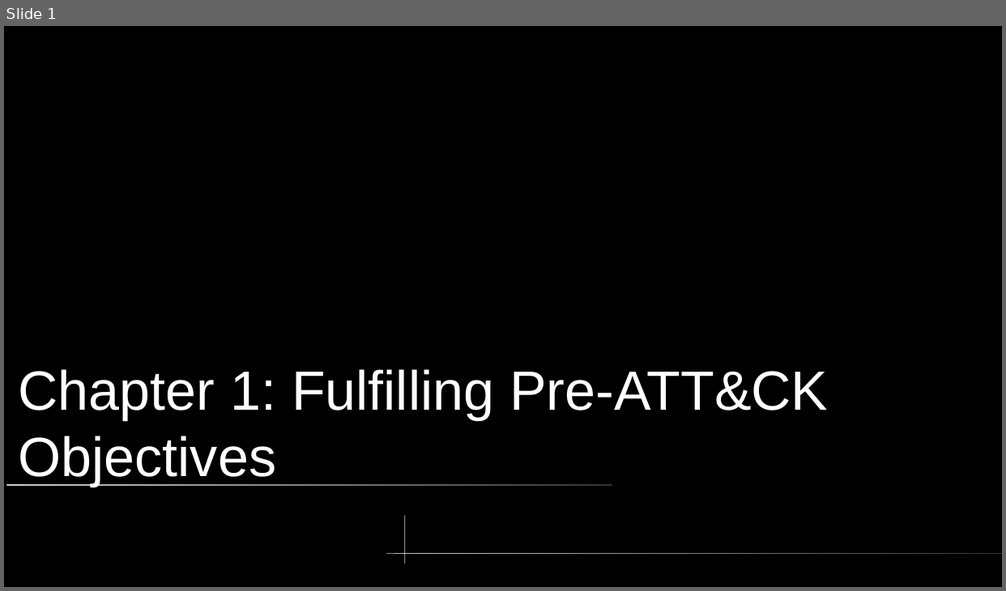
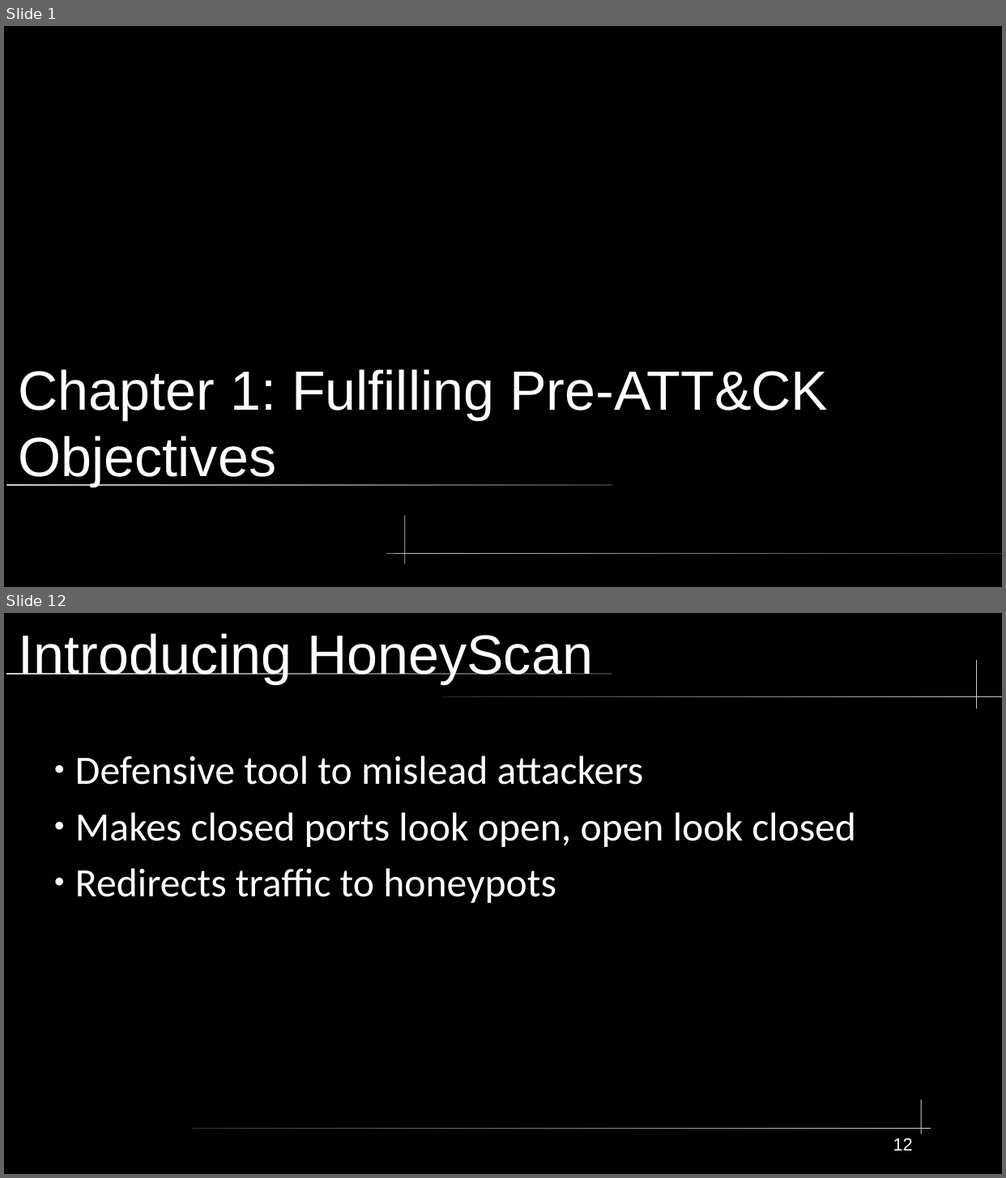
Before and after one commit to xXxSpicyBoiiixXx/COMPSFI-212, a slide deck: Cyber-Chapters/Chapter 1/Chapter1.odp. Shown one above the other, each under a label of ours: slide 1 before the commit, slides 1 and 12 after it; the slides between them are not shown. The pictures are 1006x591 and 1006x1178 pixels, drawn with LibreOffice and Linux fonts; fonts in the diff are those of the drawing. Boxes give left, top, right and bottom in pixels: in the first picture for what was removed or moved away, otherwise in the second. Text is boxed around its words. In the diff, an @@ line names an element or a change of style, - is before the commit and + after.

```diff
--- a/Cyber-Chapters/Chapter 1/Chapter1.odp
+++ b/Cyber-Chapters/Chapter 1/Chapter1.odp
@@ slide 12 added at bbox=[4, 613, 1002, 1174], background #000000 @@
@@ title added at bbox=[19, 633, 593, 684], 44 pt, text #FFFFFF @@
+Introducing HoneyScan
@@ freeform shape added at bbox=[977, 660, 978, 709], fill #CCCCCC @@
@@ rounded rectangle added at bbox=[6, 673, 612, 675], fill gradient #CCCCCC to #333333 @@
@@ rounded rectangle added at bbox=[443, 696, 1002, 697], fill gradient #333333 to #CCCCCC @@
@@ text added at bbox=[75, 756, 856, 903], 32 pt, text #FFFFFF @@
+● Defensive tool to mislead attackers
+● Makes closed ports look open, open look closed
+● Redirects traffic to honeypots
@@ freeform shape added at bbox=[922, 1100, 923, 1135], fill #CCCCCC @@
@@ rounded rectangle added at bbox=[193, 1128, 931, 1129], fill gradient #333333 to #CCCCCC @@
@@ page number added at bbox=[893, 1139, 913, 1151], 14 pt, text #FFFFFF @@
+12
```
Also in this commit, not shown: 1 slide changed, 18 other slides added, 1 slide removed, 3 other files.
